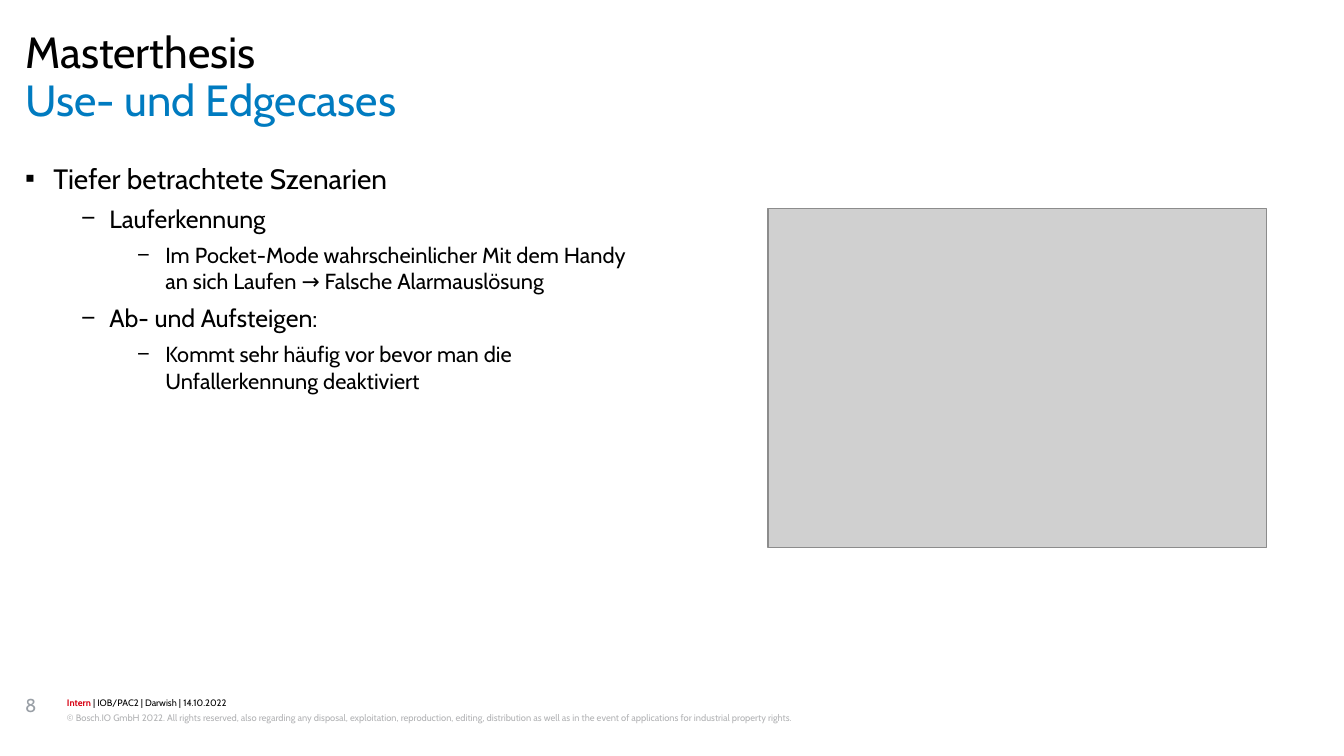
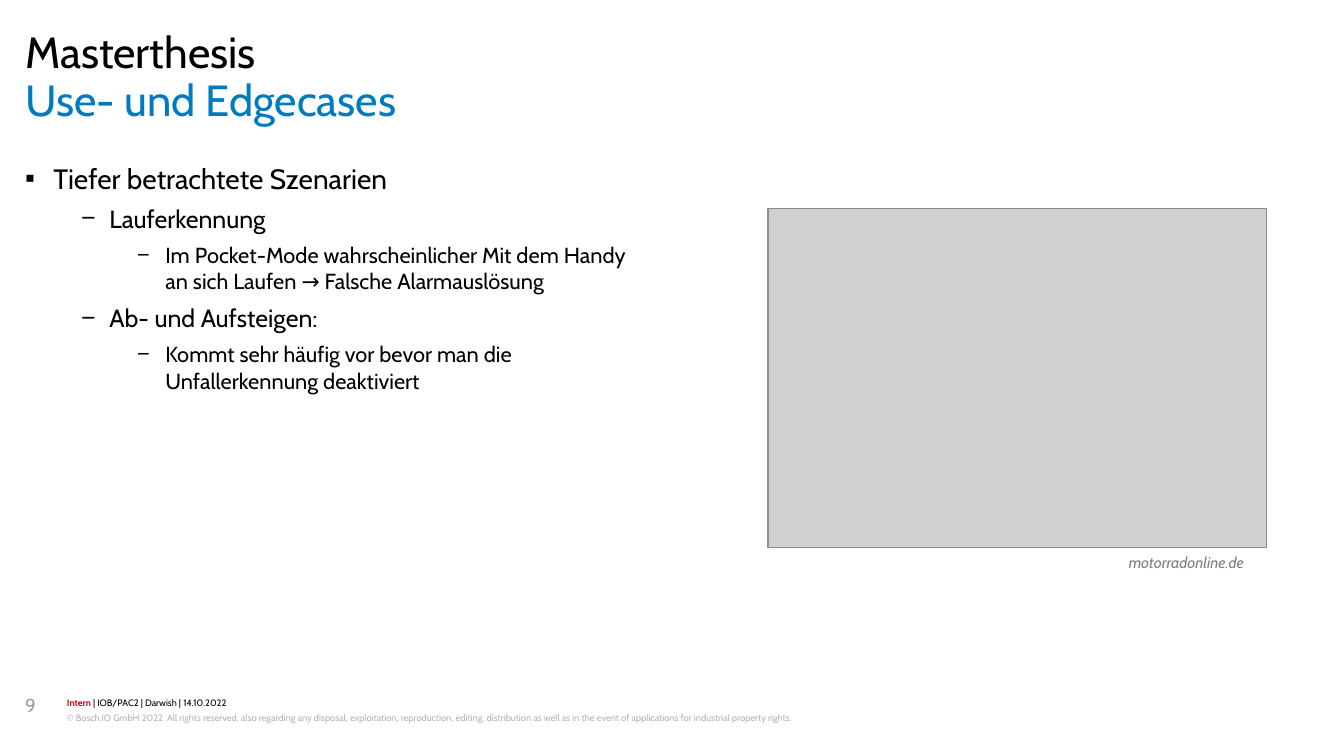
Before and after one commit to OaysDarwish/MasterArbeit, a slide deck: slide 9 of Zwischenvortrag_converted.pptx (slide 8 before the commit). Drawn at 1344x756 pixels with LibreOffice and Linux fonts; fonts in the diff are those of the drawing; grey boxes stand for pictures; background and template pictures are left out. Boxes give left, top, right and bottom in pixels: in the first picture for what was removed or moved away, otherwise in the second. Text is boxed around its words. In the diff, an @@ line names an element or a change of style, - is before the commit and + after.

```diff
--- a/Zwischenvortrag_converted.pptx
+++ b/Zwischenvortrag_converted.pptx
@@ text added at bbox=[1129, 556, 1244, 568], 10 pt, text #808080, italic @@
+motorradonline.de
@@ page number at bbox=[25, 699, 36, 712]: text changed @@
-8
+9
```
Also in this commit, not shown: 6 other slides changed, 4 slides added, 4 slides removed, 1 other file.
